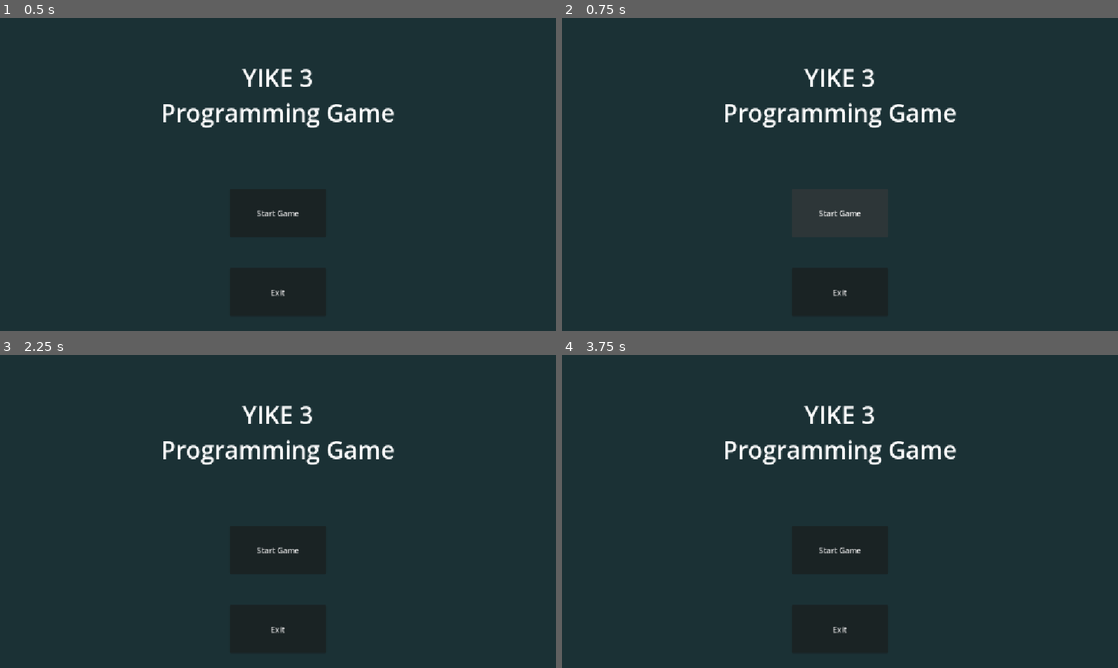
Above: before the commit, frames 1-4 (two rows, left to right).
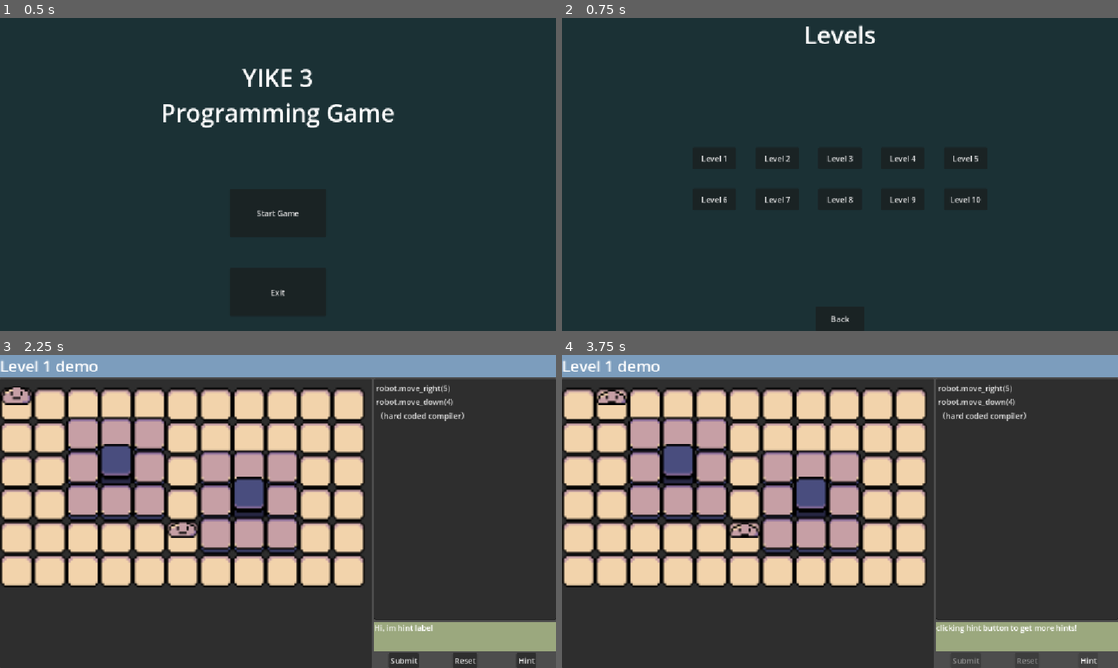
Above: after the commit, the same moments.

Repository: kingsley852412/FYP-YIKE-3-
Game: Godot game, scene res://start_menu.tscn
Two runs of this game, one before a commit and one after it. Both use one fixed random seed, a clock stepped at 60 frames per second and the inputs below. The project has no main scene, so this scene is started directly.
Inputs (mouse positions are in pixels of both pictures, inside the frame that each line leads up to):
- Up to frame 1 (0.5 s): no input
- Up to frame 2 (0.75 s): click "Start Game" at 0.5 s
- Up to frame 3 (2.25 s): click (278, 549) at 1.25 s, where only the run before the commit has a clickable "Start Game"; click (150, 495) at 2 s, where only the run after the commit has a clickable "Level 1"
- Up to frame 4 (3.75 s): click (967, 661) at 2.75 s, where only the run after the commit has a clickable "Submit"; click (1090, 661) at 3.5 s, where only the run after the commit has a clickable "Hint"

Frame 1 is identical in both runs. In frame 2, 2.5% of the frame differs, in the area x 25-76%, y 2-98%; in frame 3, 53%; in frame 4, 53%, in the area x 0-100%, y 0-100%.

Commit message:
implemented start menu logic
start/exit game buttons now works
and go to level selection/exit game

Diff:
--- a/autoloads/scene_manager.gd
+++ b/autoloads/scene_manager.gd
@@ -17,8 +17,13 @@
 
 
 func goto(path: String) -> void:
-	get_tree().change_scene_to_file(path)
+	var err: int = get_tree().change_scene_to_file(path)
+	assert(err == OK, "SceneManager.goto: failed to change scene to '%s' (error %d)" % [path, err])
+
+	# wait until current scene code all ended to switch to new scene, avoid error
 	await get_tree().process_frame
+
+	#emit signal for other objects to do things
 	scene_changed.emit()
 
 func goto_level(level_number: int) -> void:
@@ -29,4 +34,4 @@
 	goto("res://main_menu.tscn")
 
 func goto_level_select() -> void:
-	goto("res://level_select.tscn")
+	goto("res://level_select_menu.tscn")
--- /dev/null
+++ b/start_menu.gd
@@ -0,0 +1,22 @@
+extends Control
+
+@onready var start_game_button: Button = $VBoxContainer/StartGameButton
+@onready var exit_game_button: Button = $VBoxContainer/ExitGameButton
+
+# Called when the node enters the scene tree for the first time.
+func _ready() -> void:
+	start_game_button.pressed.connect(start_game)
+	exit_game_button.pressed.connect(exit_game)
+
+
+# Called every frame. 'delta' is the elapsed time since the previous frame.
+func _process(delta: float) -> void:
+	pass
+
+# use scene manager to goto level select menu
+func start_game() -> void:
+	SceneManager.goto_level_select()
+
+# exit/close game
+func exit_game() -> void:
+	get_tree().quit()
--- a/start_menu.tscn
+++ b/start_menu.tscn
@@ -1,4 +1,6 @@
 [gd_scene format=3 uid="uid://cv65urvgh4twg"]
+
+[ext_resource type="Script" uid="uid://w0k1ra6edy8y" path="res://start_menu.gd" id="1_jwbto"]
 
 [node name="StartMenu" type="Control" unique_id=1068859303]
 layout_mode = 3
@@ -7,6 +9,7 @@
 anchor_bottom = 1.0
 grow_horizontal = 2
 grow_vertical = 2
+script = ExtResource("1_jwbto")
 
 [node name="ColorRect" type="ColorRect" parent="." unique_id=2119428959]
 layout_mode = 1
Not shown, added: start_menu.gd.uid
